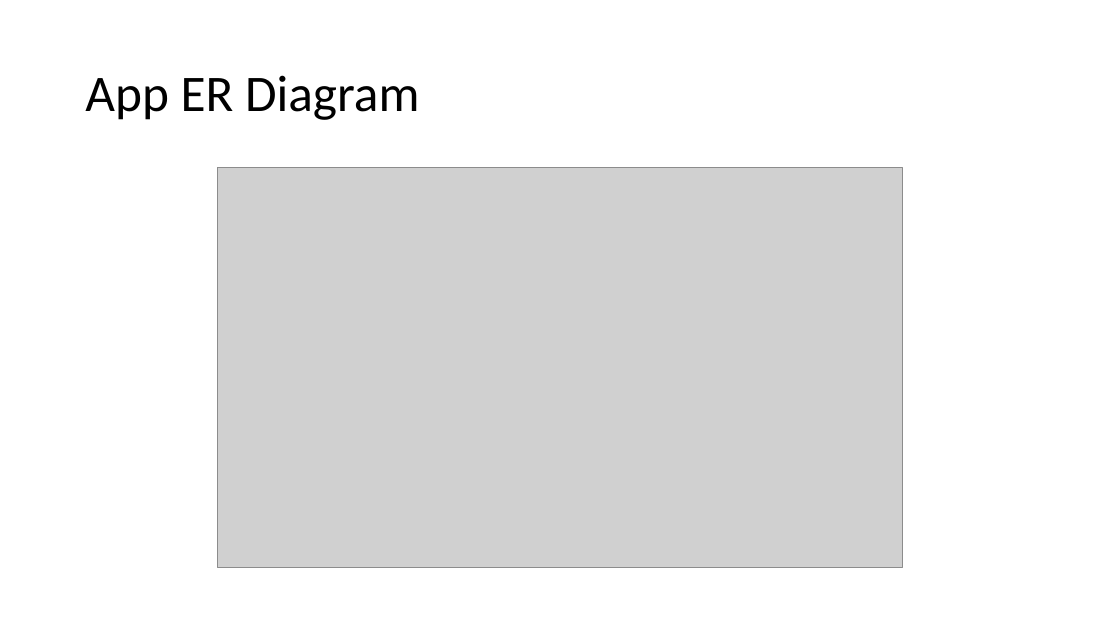
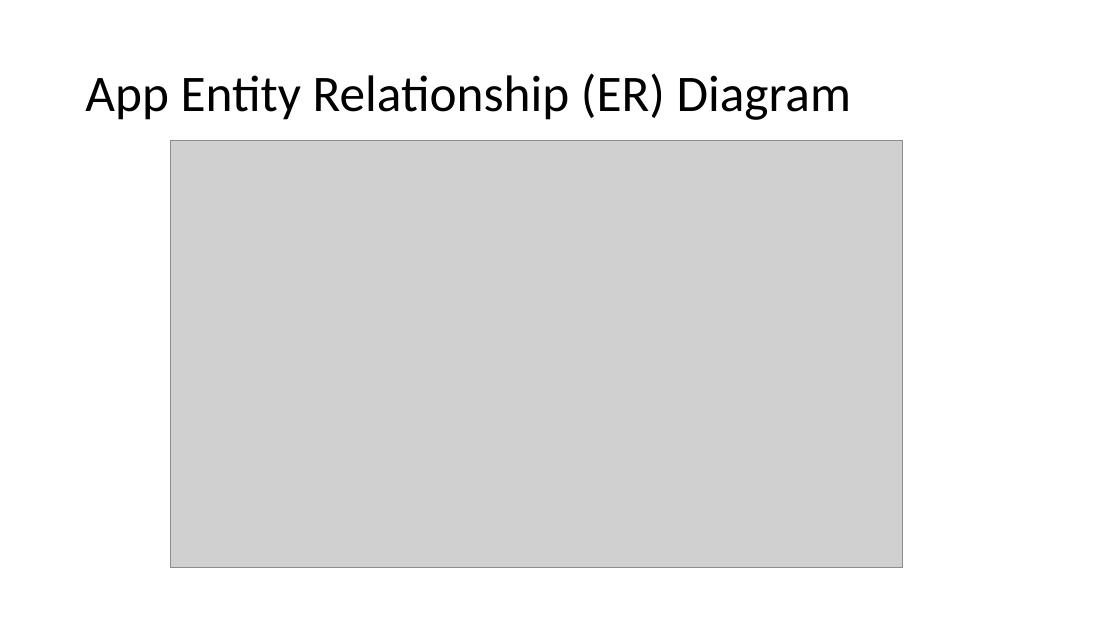
Before and after one commit to itsshortforleo/MovieRecommenderSystem, a slide deck: slide 4 of Powerpoint/CSC204 Reel Review Powerpoint Presentation.pptx (slide 2 before the commit). Drawn at 1120x630 pixels with LibreOffice and Linux fonts; fonts in the diff are those of the drawing; grey boxes stand for pictures. Boxes give left, top, right and bottom in pixels: in the first picture for what was removed or moved away, otherwise in the second. Text is boxed around its words. In the diff, an @@ line names an element or a change of style, - is before the commit and + after.

Commit message:
added text files and updated powerpoint

```diff
--- a/Powerpoint/CSC204 Reel Review Powerpoint Presentation.pptx
+++ b/Powerpoint/CSC204 Reel Review Powerpoint Presentation.pptx
@@ title at bbox=[85, 73, 851, 120]: text changed @@
-App ER Diagram
+App Entity Relationship (ER) Diagram
@@ picture: place and size @@
-picture at bbox=[218, 168, 903, 568]
+picture at bbox=[171, 140, 903, 568]
```
Also in this commit, not shown: 3 other slides changed, 3 slides added, 2 other files.
